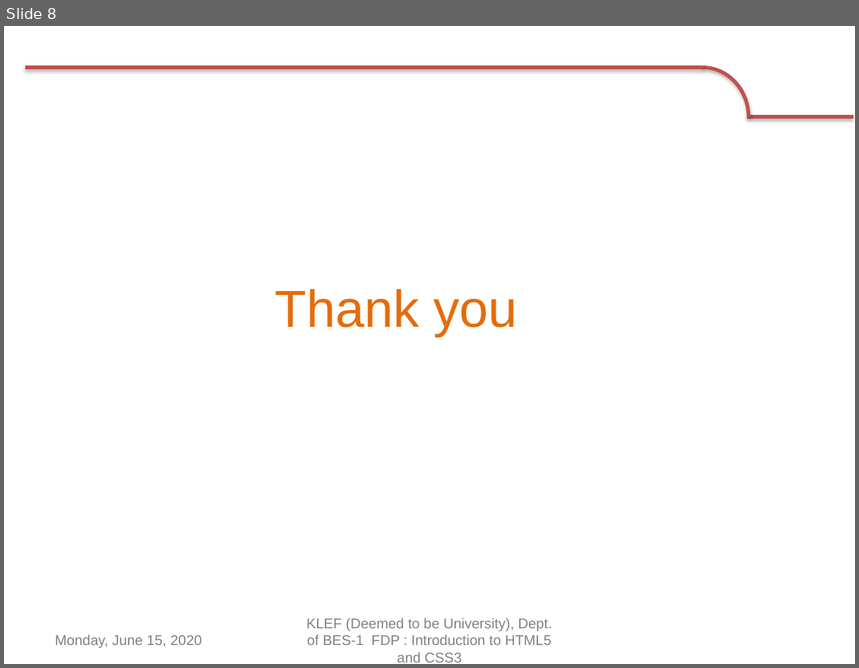
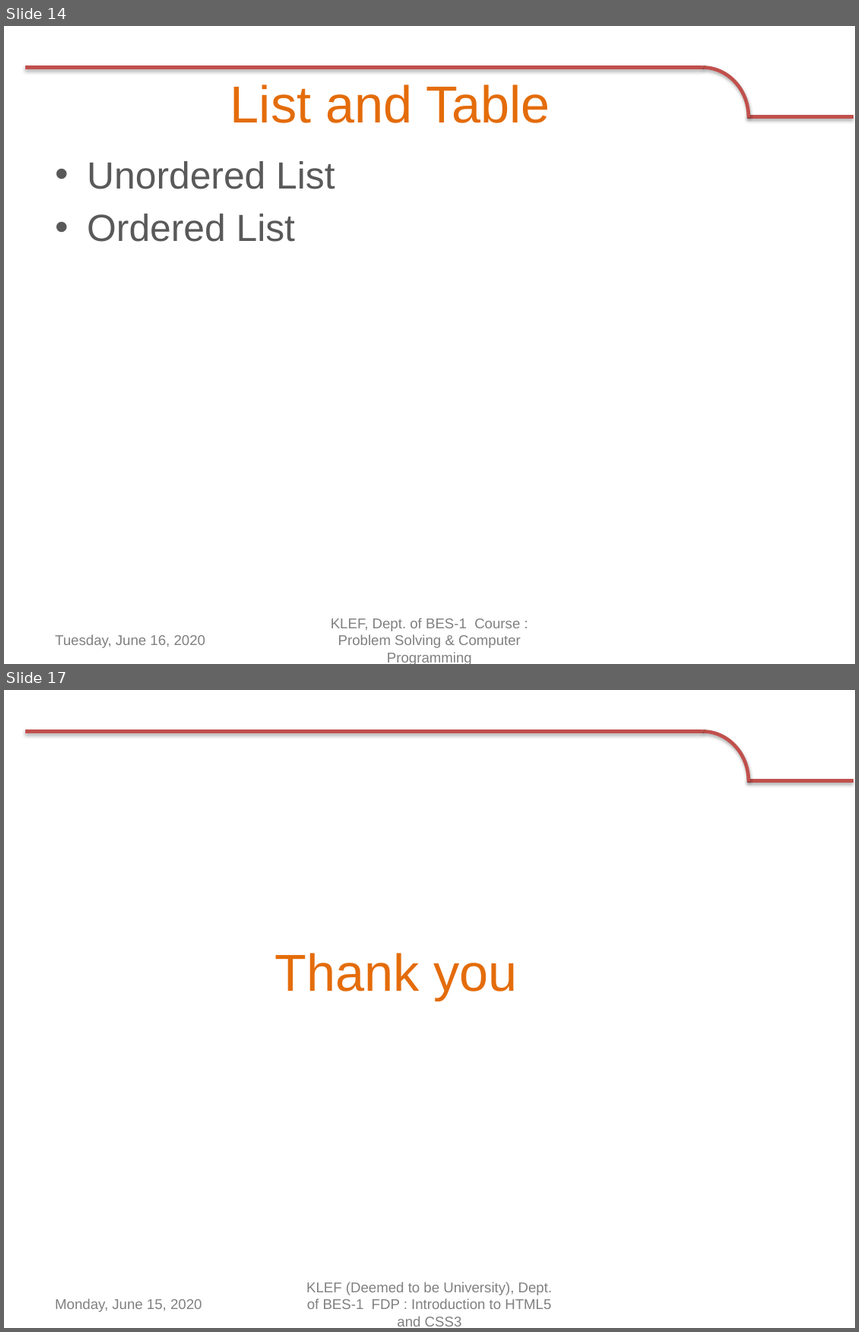
Before and after one commit to navbharti/https---github.com-navbharti-webdesign, a slide deck: html/ppt/day two.pptx. Shown one above the other, each under a label of ours: slide 8 before the commit, slides 14 and 17 after it; the slides between them are not shown. The pictures are 859x668 and 859x1332 pixels, drawn with LibreOffice and Linux fonts; fonts in the diff are those of the drawing; background and template pictures are left out. Boxes give left, top, right and bottom in pixels: in the first picture for what was removed or moved away, otherwise in the second. Text is boxed around its words. In the diff, an @@ line names an element or a change of style, - is before the commit and + after.

```diff
--- a/html/ppt/day two.pptx
+++ b/html/ppt/day two.pptx
@@ slide 14 added at [4, 26, 855, 664], background #FFFFFF; not listed: 3 template elements that a slide beside it also shows @@
@@ title added at [230, 85, 550, 123], 44 pt, text #E46C0A @@
+List and Table
@@ text added at [87, 161, 335, 242], 32 pt, text #595959 @@
+• Unordered List
+• Ordered List
@@ text added at [331, 618, 521, 664], 12 pt, text #808080 @@
+KLEF, Dept. of BES-1 Course : Problem Solving & Computer Programming
@@ text added at [55, 635, 205, 648], 12 pt, text #808080 @@
+Tuesday, June 16, 2020
@@ what was slide 8 is now slide 17 @@
```
Also in this commit, not shown: 7 slides changed, 8 other slides added, 2 other files.
